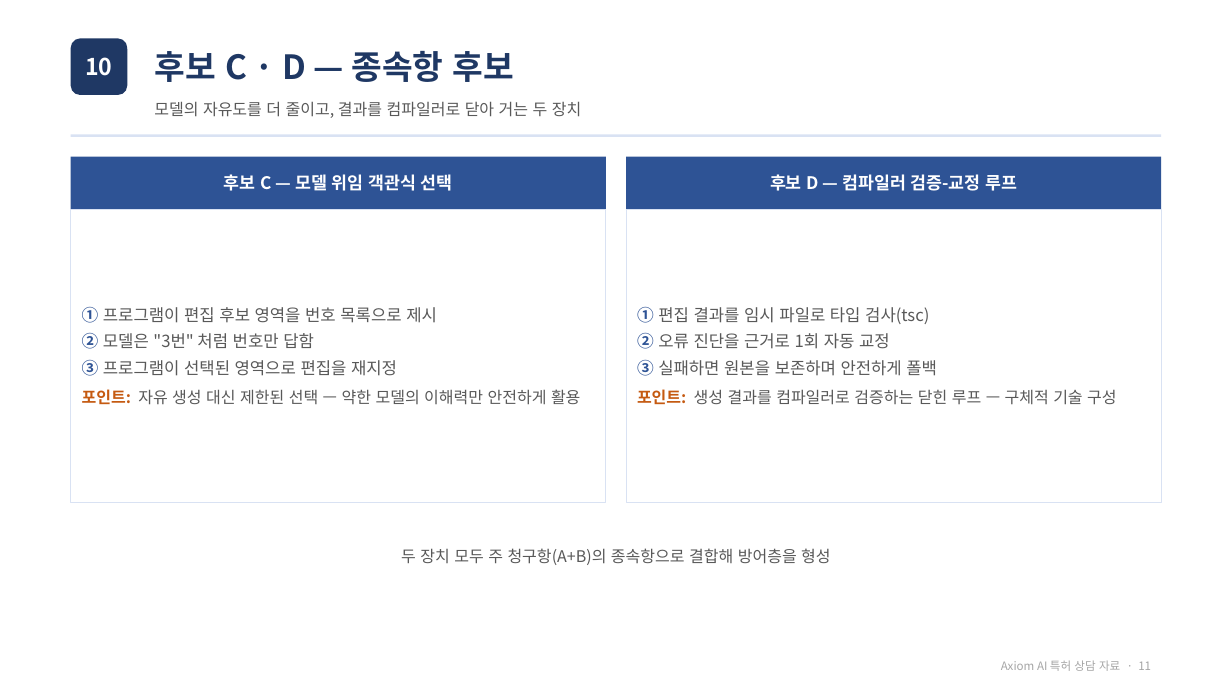
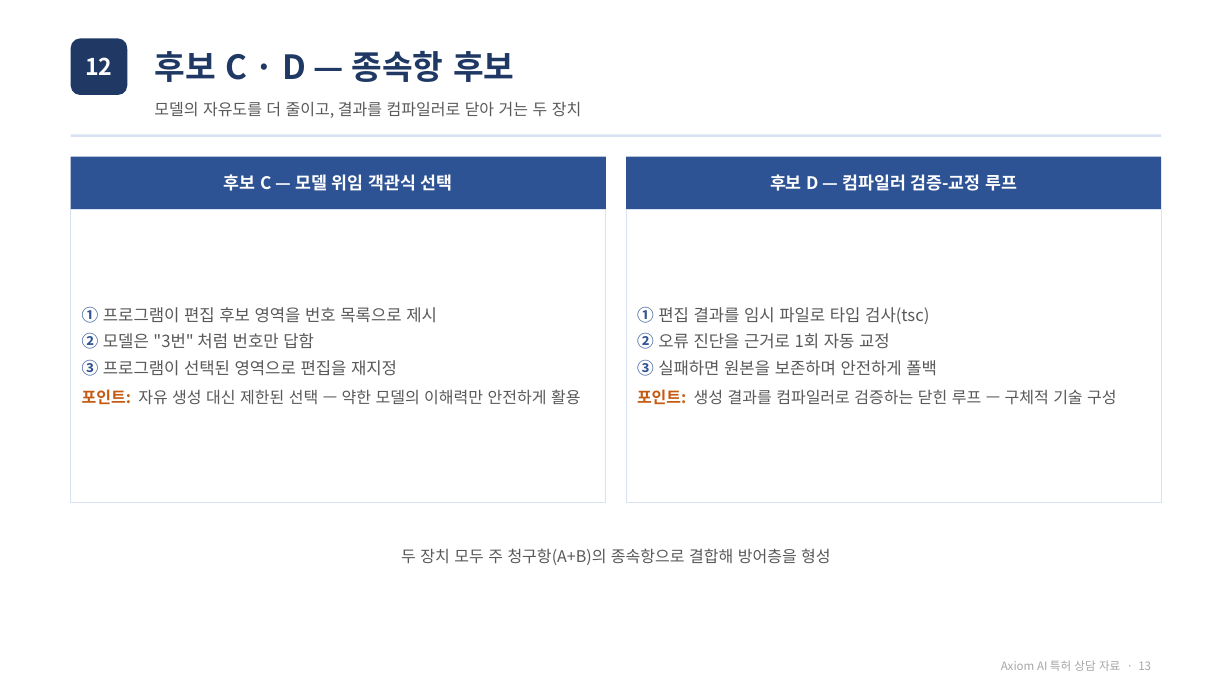
Before and after one commit to axiom-redsky/axiom-ai-vsix, a slide deck: slide 13 of docs/Axiom-AI-특허출원-미팅자료.pptx (slide 11 before the commit). Drawn at 1232x693 pixels with LibreOffice and Linux fonts; fonts in the diff are those of the drawing. Boxes give left, top, right and bottom in pixels: in the first picture for what was removed or moved away, otherwise in the second. Text is boxed around its words. In the diff, an @@ line names an element or a change of style, - is before the commit and + after.

Commit message:
특허자료 추가

```diff
--- a/docs/Axiom-AI-특허출원-미팅자료.pptx
+++ b/docs/Axiom-AI-특허출원-미팅자료.pptx
@@ text in rounded rectangle at [85,57,112,75]: text changed @@
-10
+12
@@ text at [1001,660,1151,671]: text changed @@
-Axiom AI 특허 상담 자료 · 11
+Axiom AI 특허 상담 자료 · 13
```
Also in this commit, not shown: 13 other slides changed, 12 slides added, 10 other files.
